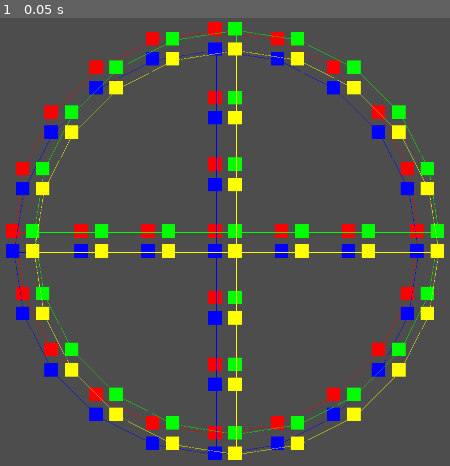
Above: before the commit, frame 1.
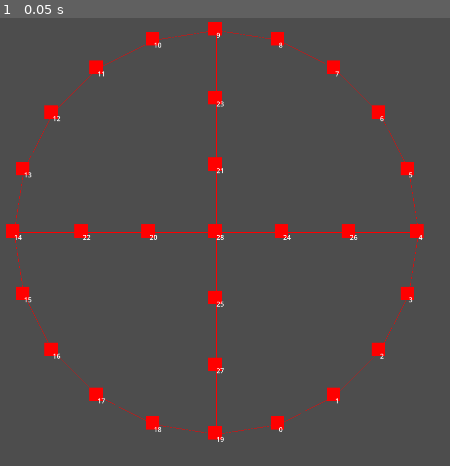
Above: after the commit, the same moment.

Repository: kasworld/gd4yutnori
Game: Godot game, scene res://윷놀이.tscn
The game is run twice, just before and just after one commit, with the same random seed, the same clock (stepped at 60 frames per second) and the same inputs.
Inputs:
- Up to frame 1 (0.05 s): no input

The runs differ from the first frame. In frame 1, 10% of the frame differs, in the area x 1-99%, y 0-99%.

Commit message:
눈번호, 말이동순서

Diff:
--- a/눈.gd
+++ b/눈.gd
@@ -1,8 +1,14 @@
 extends Node2D
 
-func init(r :float, co: Color) -> void:
+class_name 눈
+
+var 다음눈 :눈
+var 지름길눈 :눈 # 지름길이 없으면 비어 있음.
+
+func init(r :float, co: Color, 번호:int) -> void:
 	$ColorRect.color = co
 	$ColorRect.size = Vector2(r,r)*2
+	$Label.text = "%d" % 번호
 
 func _ready() -> void:
 	pass
--- a/눈.tscn
+++ b/눈.tscn
@@ -17,3 +17,7 @@
 offset_bottom = 20.0
 grow_horizontal = 2
 grow_vertical = 2
+
+[node name="Label" type="Label" parent="."]
+offset_right = 40.0
+offset_bottom = 23.0
--- a/윷놀이.gd
+++ b/윷놀이.gd
@@ -9,9 +9,9 @@
 	var r = min(vp_size.x,vp_size.y)/2 *0.9
 	var sh = r/20
 	판추가(r,Color.RED,Vector2(-sh,-sh))
-	판추가(r,Color.BLUE,Vector2(-sh,sh))
-	판추가(r,Color.GREEN,Vector2(sh,-sh))
-	판추가(r,Color.YELLOW,Vector2(sh,sh))
+	#판추가(r,Color.BLUE,Vector2(-sh,sh))
+	#판추가(r,Color.GREEN,Vector2(sh,-sh))
+	#판추가(r,Color.YELLOW,Vector2(sh,sh))
 
 func 판추가(r:float, co :Color,shift :Vector2):
 	var 이번판 = 판_scene.instantiate()
--- a/판.gd
+++ b/판.gd
@@ -6,11 +6,15 @@
 var co :Color
 var 화살표선들 :PackedVector2Array =[]
 
+var 눈들 :Array[눈]
 
 func init(r: float, co :Color) -> void:
 	self.r = r
 	self.co = co
-	for i in range(0,360,360/20):
+
+	# 눈 추가하기
+	var 눈각도 = 360/20
+	for i in range(눈각도,360+눈각도,눈각도):
 		var rd = deg_to_rad(i)
 		var pos = make_pos_by_rad_r(rd,r)
 		눈추가(r,pos,co)
@@ -21,19 +25,40 @@
 
 	눈추가(r,Vector2(0,0),co)
 
-	for i in range(0,360,360/20):
+	# 눈 연결선 그리기
+	for i in range(0,360,눈각도):
 		var rd1 = deg_to_rad(i)
-		var rd2 = deg_to_rad(i+360/20)
+		var rd2 = deg_to_rad(i+눈각도)
 		화살표선들.append_array([make_pos_by_rad_r(rd1,r),make_pos_by_rad_r(rd2,r)])
 	for i in [-1.0,-0.33,-0.66,0,0.33,0.66]:
 		화살표선들.append_array([Vector2(r*i,0),Vector2(r*(i+0.33),0)])
 		화살표선들.append_array([Vector2(0,r*i),Vector2(0,r*(i+0.33))])
 
+	# 말 이동 순서 연결하기
+	for i in range(0,19):
+		눈들[i].다음눈 = 눈들[i+1]
+
+	눈들[26].다음눈 = 눈들[24]
+	눈들[24].다음눈 = 눈들[28]
+	눈들[28].다음눈 = 눈들[20]
+	눈들[20].다음눈 = 눈들[22]
+	눈들[22].다음눈 = 눈들[14]
+	눈들[23].다음눈 = 눈들[21]
+	눈들[21].다음눈 = 눈들[28]
+	눈들[25].다음눈 = 눈들[27]
+	눈들[27].다음눈 = 눈들[19]
+
+	눈들[4].지름길눈 = 눈들[26]
+	눈들[9].지름길눈 = 눈들[23]
+	눈들[28].지름길눈 = 눈들[25]
+
+
 func 눈추가(r: float, pos:Vector2,co:Color):
 	var 눈1 = 눈_scene.instantiate()
-	눈1.init(r/30, co)
+	눈1.init(r/30, co, 눈들.size())
 	눈1.position = pos
 	add_child(눈1)
+	눈들.append(눈1)
 
 func _draw() -> void:
 	draw_multiline(화살표선들,co, 1)
